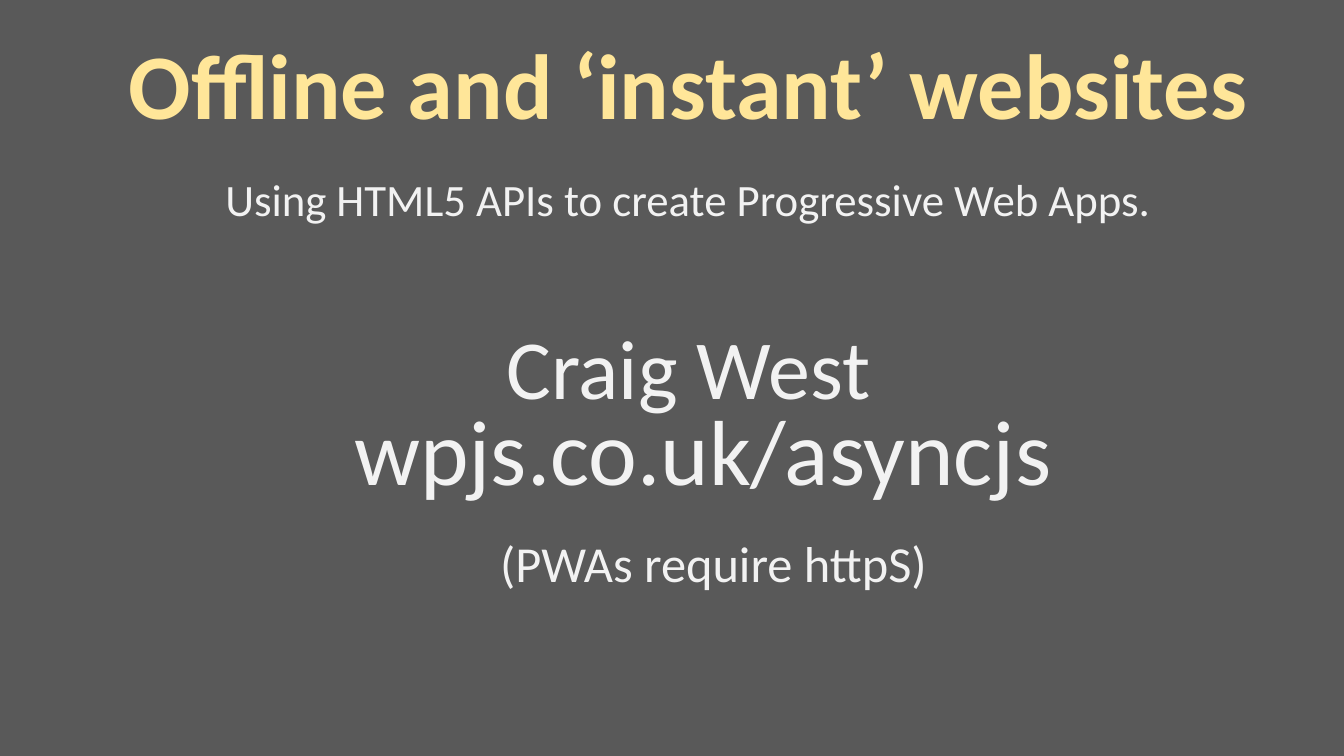
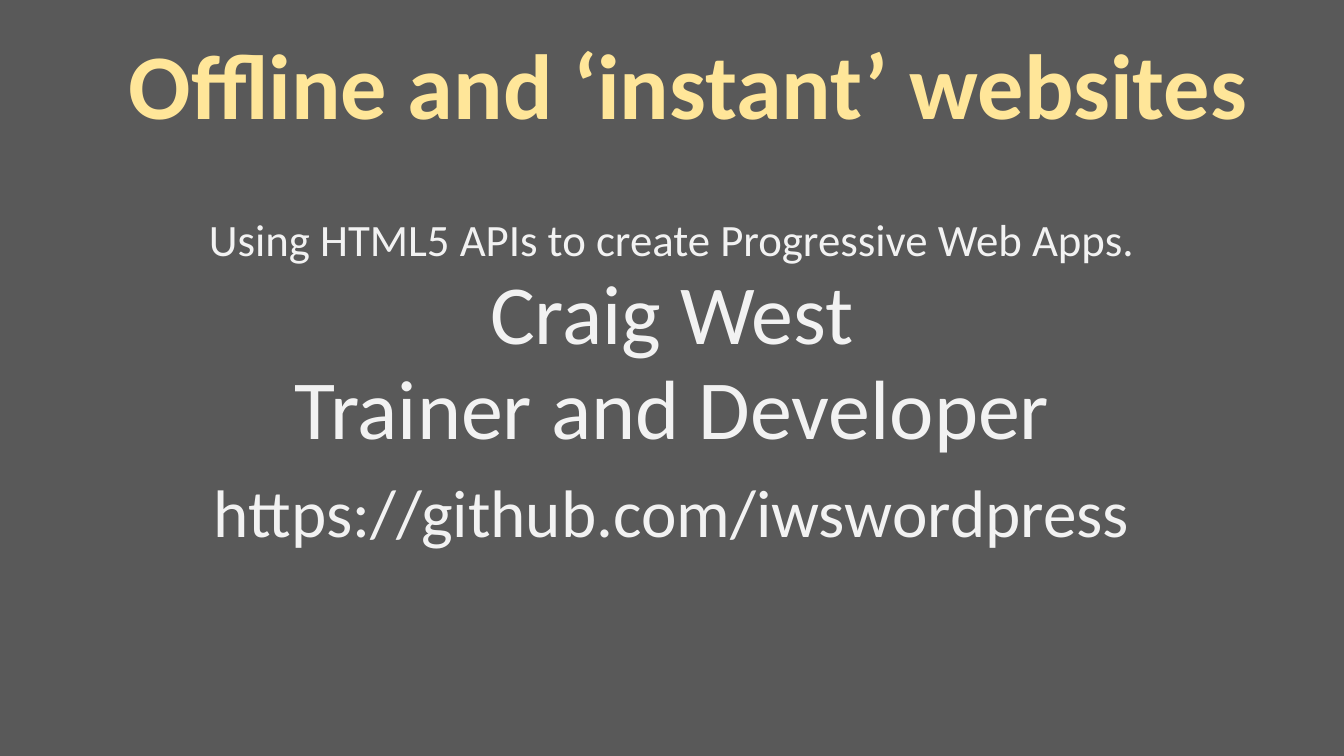
Before and after one commit to iwswordpress/asyncjs, a slide deck: slide 1 of 00-MAIN-ASYNCJS.pptx. Drawn at 1344x756 pixels with LibreOffice and Linux fonts; fonts in the diff are those of the drawing. Boxes give left, top, right and bottom in pixels: in the first picture for what was removed or moved away, otherwise in the second. Text is boxed around its words. In the diff, an @@ line names an element or a change of style, - is before the commit and + after.

```diff
--- a/00-MAIN-ASYNCJS.pptx
+++ b/00-MAIN-ASYNCJS.pptx
@@ text "Using HTML5 APIs to create ...": place and size @@
-text "Using HTML5 APIs to create ..." at <box>225,185,1150,590</box>
+text "Using HTML5 APIs to create ..." at <box>209,225,1134,549</box>
@@ text at <box>214,380,1129,549</box>: text changed; size 66 to 48 pt @@
-  wpjs.co.uk/asyncjs
-  (PWAs require httpS)
+Trainer and Developer
+https://github.com/iwswordpress
```
Also in this commit, not shown: 3 other slides changed, 2 slides added, 1 slide removed, 1 other file.
